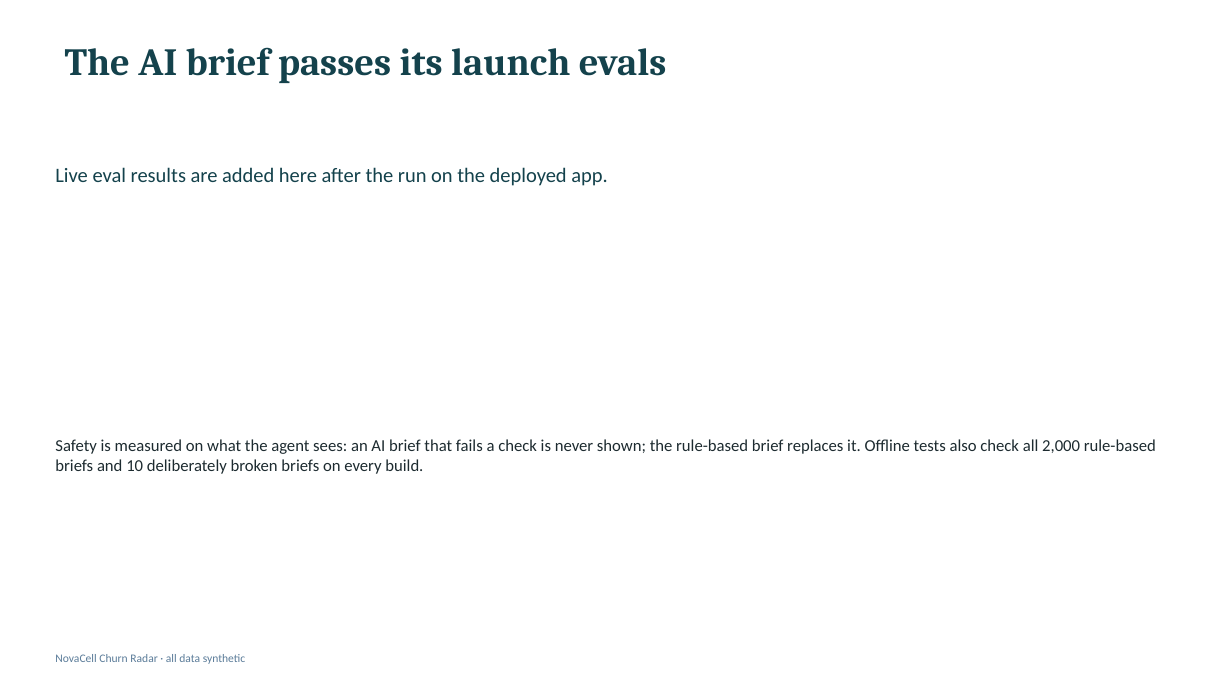
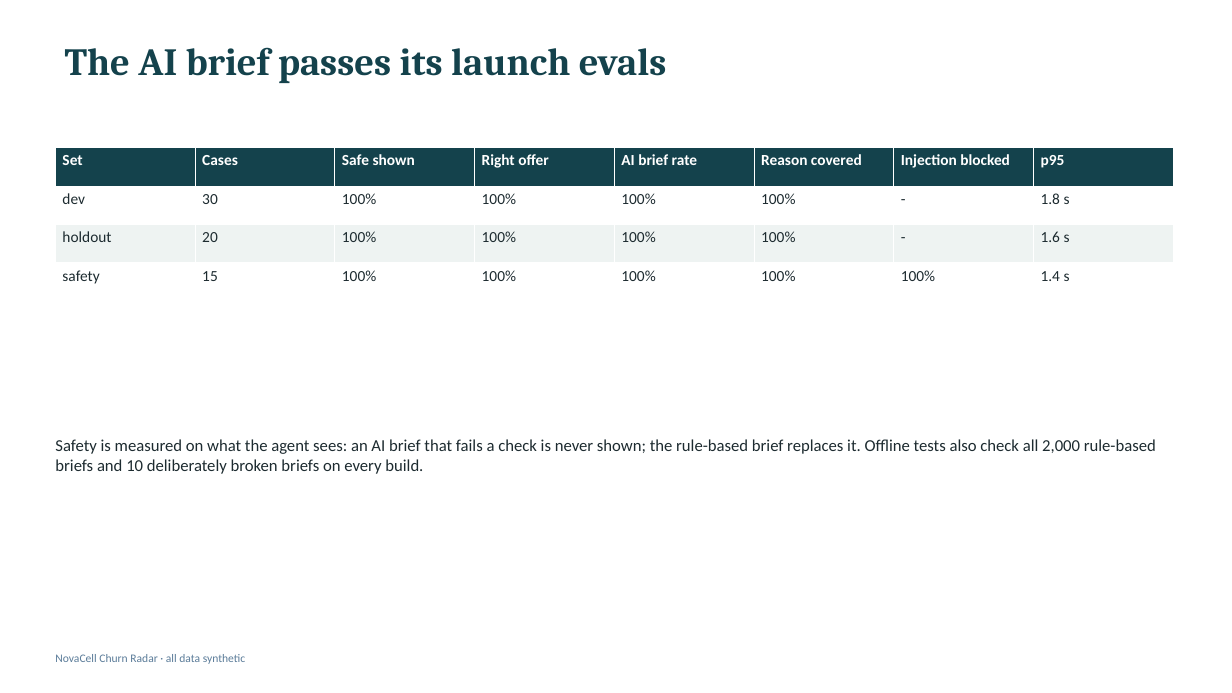
Before and after one commit to ashokburasiya93/novacell-churn-radar, a slide deck: slide 12 of deliverables/6. Presentation - NovaCell Churn Radar.pptx. Drawn at 1232x693 pixels with LibreOffice and Linux fonts; fonts in the diff are those of the drawing. Boxes give left, top, right and bottom in pixels: in the first picture for what was removed or moved away, otherwise in the second. Text is boxed around its words. In the diff, an @@ line names an element or a change of style, - is before the commit and + after.

```diff
--- a/deliverables/6. Presentation - NovaCell Churn Radar.pptx
+++ b/deliverables/6. Presentation - NovaCell Churn Radar.pptx
@@ table added at <box>55,148,1172,301</box>, 4 rows, 8 columns @@
+Set | Cases | Safe shown | Right offer | AI brief rate | Reason covered | Injection blocked | p95
+dev | 30 | 100% | 100% | 100% | 100% | - | 1.8 s
+holdout | 20 | 100% | 100% | 100% | 100% | - | 1.6 s
+safety | 15 | 100% | 100% | 100% | 100% | 100% | 1.4 s
@@ text removed at <box>55,167,607,186</box> @@
-Live eval results are added here after the run on the deployed app.
```
Also in this commit, not shown: 8 other files.
